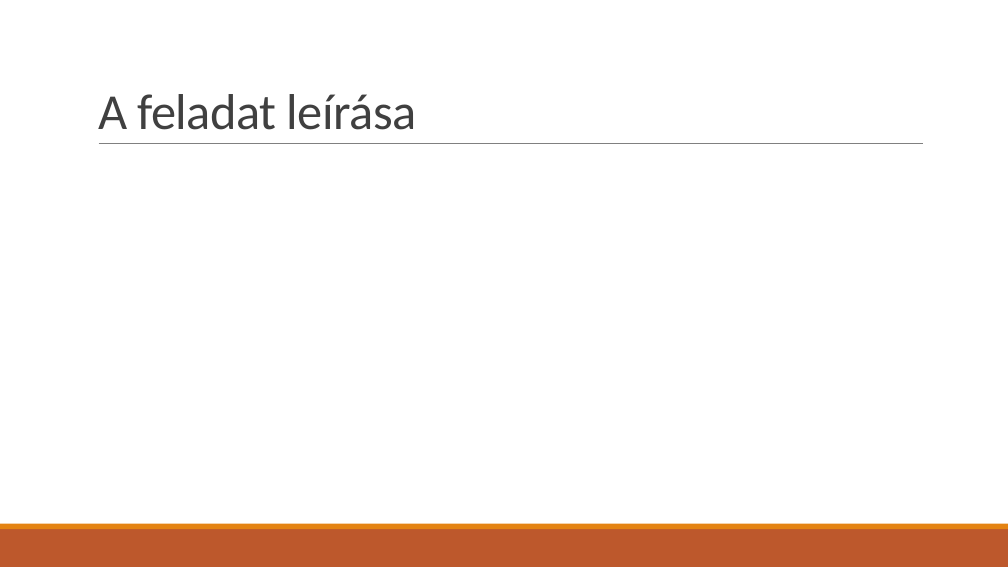
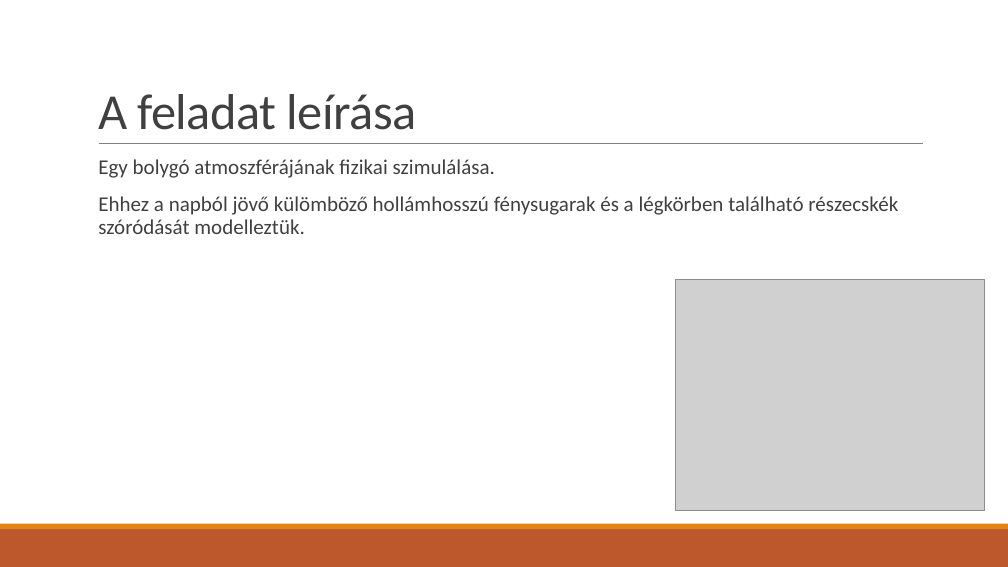
Before and after one commit to TheFlyingPiano99/AtmosphereSimulation, a slide deck: slide 2 of Docs/ppt/Atmoszféra szimuláció.pptx. Drawn at 1008x567 pixels with LibreOffice and Linux fonts; fonts in the diff are those of the drawing; grey boxes stand for pictures. Boxes give left, top, right and bottom in pixels: in the first picture for what was removed or moved away, otherwise in the second. Text is boxed around its words. In the diff, an @@ line names an element or a change of style, - is before the commit and + after.

```diff
--- a/Docs/ppt/Atmoszféra szimuláció.pptx
+++ b/Docs/ppt/Atmoszféra szimuláció.pptx
@@ text added at (98,159,898,234), 20 pt, text #404040 @@
+  Egy bolygó atmoszférájának fizikai szimulálása.
+  Ehhez a napból jövő külömböző hollámhosszú fénysugarak és a légkörben található részecskék szóródását modelleztük.
@@ picture added at (676,280,985,511) @@
```
Also in this commit, not shown: 5 slides added, 1 slide removed.
